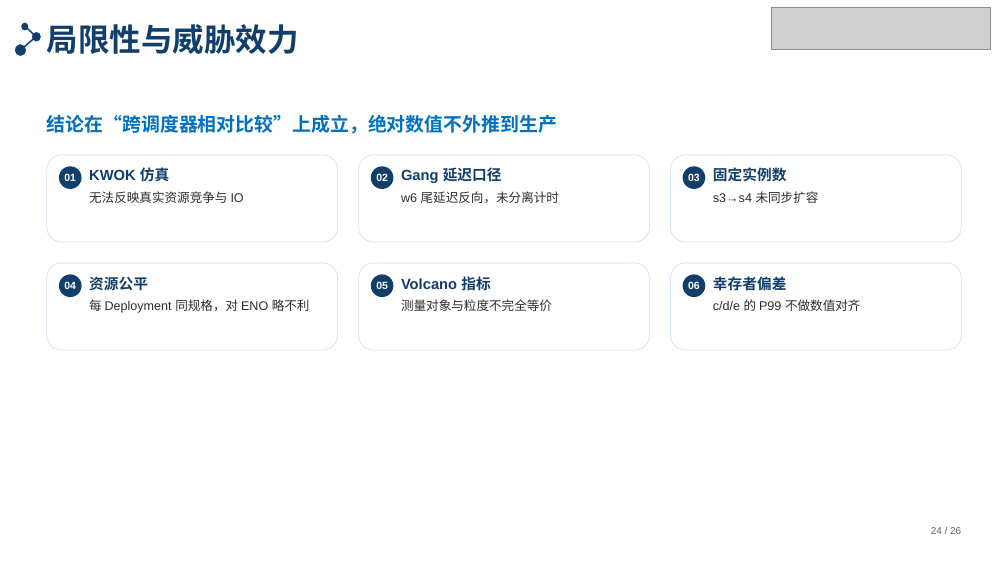
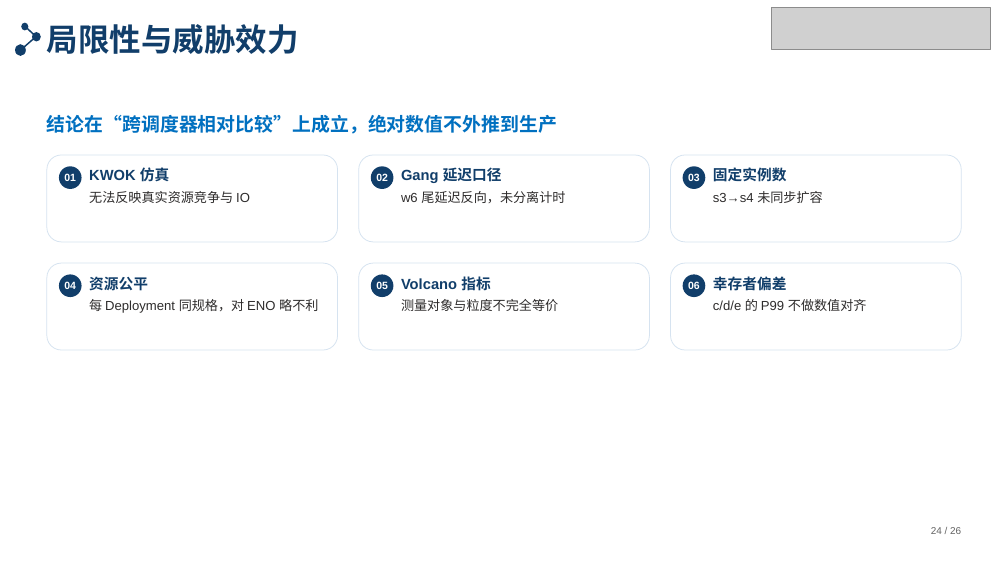
Before and after one commit to tengfei86/godel-scheduler, a slide deck: slide 24 of docs/thesis/defense/答辩PPT-北航模板版.pptx. Drawn at 1008x567 pixels with LibreOffice and Linux fonts; fonts in the diff are those of the drawing; grey boxes stand for pictures. Boxes give left, top, right and bottom in pixels: in the first picture for what was removed or moved away, otherwise in the second. Text is boxed around its words. In the diff, an @@ line names an element or a change of style, - is before the commit and + after.

```diff
--- a/docs/thesis/defense/答辩PPT-北航模板版.pptx
+++ b/docs/thesis/defense/答辩PPT-北航模板版.pptx
@@ text at bbox=[89, 191, 250, 203]: size 12 to 12.5 pt in "无法反映真实资源竞争与 IO" @@
@@ text at bbox=[401, 191, 565, 203]: size 12 to 12.5 pt in "w6 尾延迟反向，未分离计时" @@
@@ text at bbox=[713, 191, 823, 203]: size 12 to 12.5 pt in "s3→s4 未同步扩容" @@
@@ text at bbox=[89, 299, 318, 313]: size 12 to 12.5 pt in "每 Deployment 同规格，对 ENO 略不利" @@
@@ text at bbox=[401, 299, 558, 311]: size 12 to 12.5 pt in "测量对象与粒度不完全等价" @@
@@ text at bbox=[713, 299, 867, 311]: size 12 to 12.5 pt in "c/d/e 的 P99 不做数值对齐" @@
```
Also in this commit, not shown: 3 other slides changed, 2 other files.
